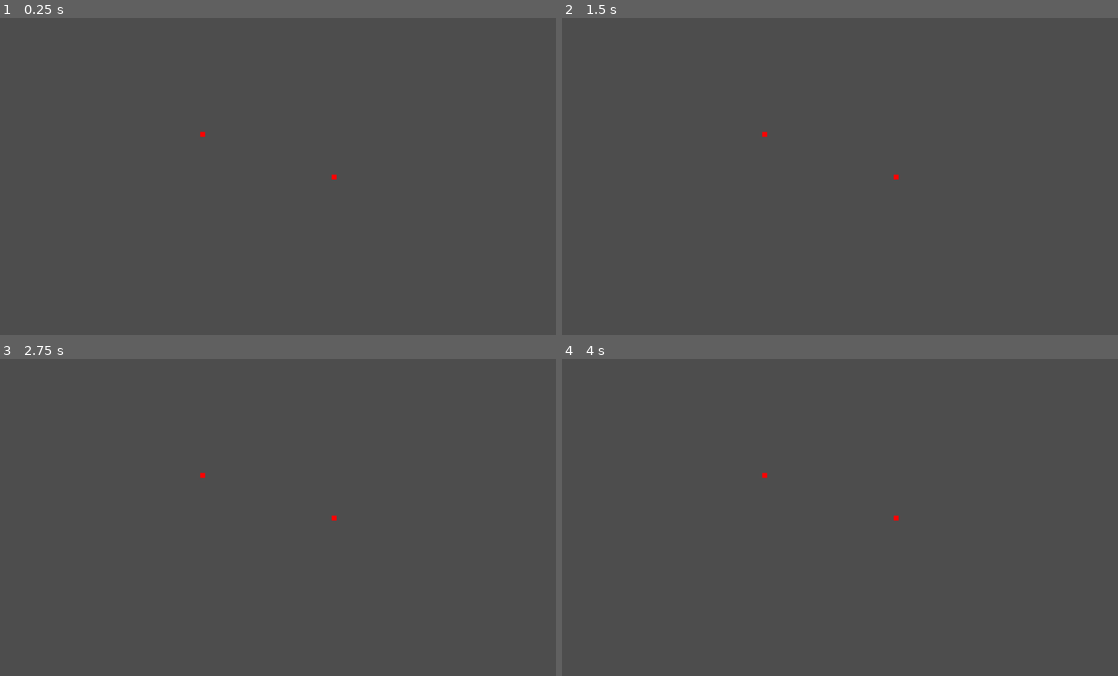
Above: before the commit, frames 1-4 (two rows, left to right).
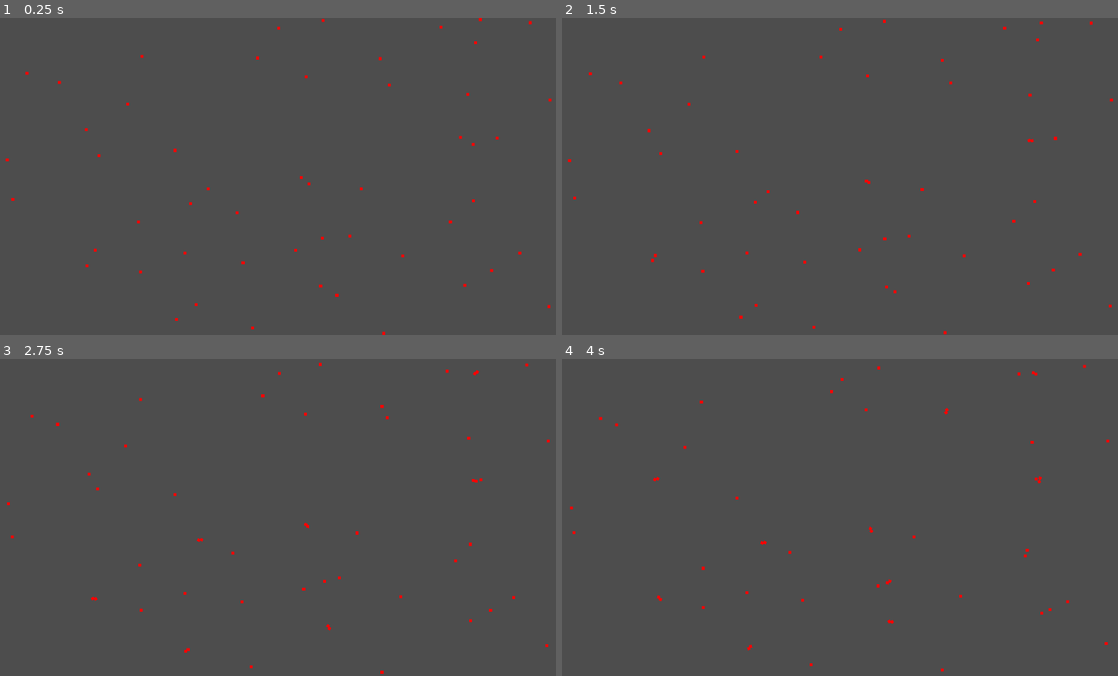
Above: after the commit, the same moments.

Repository: joyel24/Godot-Atomic-Life-Simulation
Game: Godot game, scene res://world.tscn
The game is run twice, just before and just after one commit, with the same random seed, the same clock (stepped at 60 frames per second) and the same inputs.
Inputs:
- Up to frame 1 (0.25 s): no input
- Up to frame 2 (1.5 s): no input
- Up to frame 3 (2.75 s): no input
- Up to frame 4 (4 s): no input

The runs differ from the first frame. In frame 1, 0.3% of the frame differs, in the area x 1-100%, y 0-100%; in frame 2, 0.3%; in frame 3, 0.3%; in frame 4, 0.3%.
Error after the commit: Attempt to call function 'instantiate' in base 'null instance' on a null instance. (res://world.gd:30)

Commit message:
simple gravity test with 2 particles seems to work

Diff:
--- a/godot/project.godot
+++ b/godot/project.godot
@@ -19,6 +19,11 @@
 
 Global="*res://GLOBAL.gd"
 
+[display]
+
+window/size/viewport_width=1920
+window/size/viewport_height=1080
+
 [rendering]
 
 renderer/rendering_method="gl_compatibility"
--- a/godot/red_particle.gd
+++ b/godot/red_particle.gd
@@ -1,38 +1,54 @@
 #extends CharacterBody2D
 extends RigidBody2D
 
-var red_particle_mass = 10
-var particles_around = []
+const SCR_WIDTH = 1920
+const SCR_HIGH = 1080
 
-# Called when the node enters the scene tree for the first time.
+var red_particle_mass = 1
+var particles_arround = []
+var accel_coef = 1 #what ts is: accel_coef=g=9.81 for earth for ex
+var impulse_coef = 1000
+
 func _ready():
 	self.mass = red_particle_mass
 	pass # Replace with function body.
 
-
-# Called every frame. 'delta' is the elapsed time since the previous frame.
 func _process(delta):
-	print(particles_around)
-	pass
+	self.apply_impulse(gravity_to_particles_arround())
+	stay_on_screen()
 
 
 func _on_area_2d_body_entered(body):
 	if body.name != self.name:
-		print("test")
-		particles_around.append(body)
+		particles_arround.append(body)
 
 func _on_area_2d_body_exited(body):
-	particles_around.erase(body)
+	particles_arround.erase(body)
 
+func gravity_to_1_particle(body):
+	var force = 0.0
+	if body != self:
+		var distance = position.distance_squared_to(body.position)
+		#print(distance)
+		force = accel_coef * self.mass * body.mass / distance
+		var vector = (body.position - position).normalized()
+		return force*vector
 
-func draft_func(body):
-	var force = 0.0
-	var acceleration = 1
+func gravity_to_particles_arround():
+	var accel = Vector2.ZERO
+	for body in particles_arround:
+		if body != self:
+			var acc = gravity_to_1_particle(body)
+			accel += acc
+	return accel*impulse_coef
 
-	if body.name != self.name:
-		var distance = position.distance_squared_to(body.position)
-		force = acceleration * self.mass * body.mass / distance
+func stay_on_screen():
+	if self.position.x > SCR_WIDTH:
+		self.position.x = 0
+	elif self.position.x < 0:
+		self.position.x = SCR_WIDTH
 
-		#print(force)
-		#print(body.position - position)
-		#print(body.mass)
+	if self.position.y > SCR_HIGH:
+		self.position.y = 0
+	elif self.position.y < 0:
+		self.position.y = SCR_HIGH
--- a/godot/red_particle.tscn
+++ b/godot/red_particle.tscn
@@ -6,7 +6,7 @@
 radius = 5.0
 
 [sub_resource type="CircleShape2D" id="CircleShape2D_iisdm"]
-radius = 375.021
+radius = 291.084
 
 [node name="red_particle" type="RigidBody2D"]
 gravity_scale = 0.0
--- a/godot/world.gd
+++ b/godot/world.gd
@@ -1,11 +1,32 @@
 extends Node2D
+
+var red_particle_scn = load("res://red_particle.tscn")
+var blue_particle_scn = load("res://blue_particle.tscn")
 
 
 # Called when the node enters the scene tree for the first time.
 func _ready():
+	for i in 50:
+		new_particle(1)
+	for i in 50:
+		new_particle(2)
 	pass # Replace with function body.
 
 
 # Called every frame. 'delta' is the elapsed time since the previous frame.
 func _process(delta):
 	pass
+	#i=0
+	#while i < 100:
+		#new_particle(2)
+		#i+=1
+
+func new_particle(color):
+	if color == 1:
+		var new_particle_instance = red_particle_scn.instantiate()
+		new_particle_instance.position = Vector2(randf_range(0, 1920), randf_range(0, 1080))
+		add_child(new_particle_instance)
+	if color == 2:
+		var new_particle_instance = blue_particle_scn.instantiate()
+		new_particle_instance.position = Vector2(randf_range(0, 1920), randf_range(0, 1080))
+		add_child(new_particle_instance)
--- a/godot/world.tscn
+++ b/godot/world.tscn
@@ -7,7 +7,7 @@
 script = ExtResource("1_eyn73")
 
 [node name="red_particle" parent="." instance=ExtResource("2_0pj55")]
-position = Vector2(427, 238)
+position = Vector2(224, 220)
 
 [node name="red_particle2" parent="." instance=ExtResource("2_0pj55")]
-position = Vector2(696, 325)
+position = Vector2(1696, 860)
